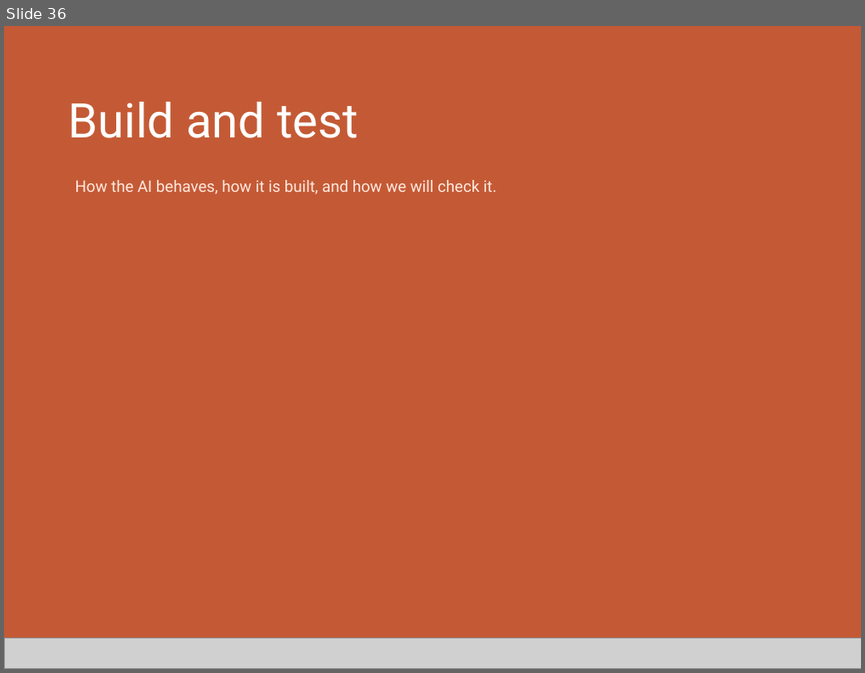
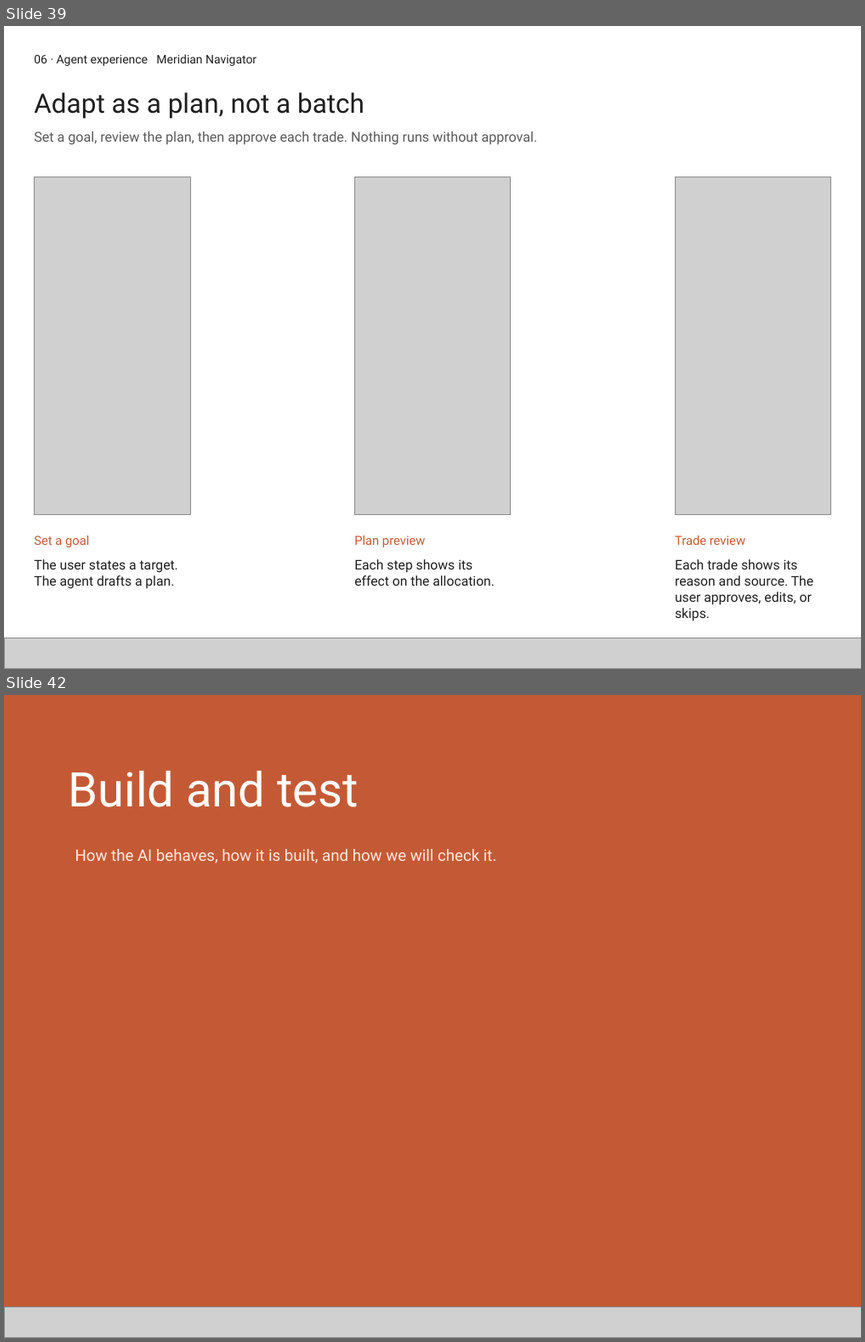
Before and after one commit to CHUNKY21/portfolio-export, a slide deck: Portfolio-Core.pptx. Shown one above the other, each under a label of ours: slide 36 before the commit, slides 39 and 42 after it; the slides between them are not shown. The pictures are 865x673 and 865x1342 pixels, drawn with LibreOffice and Linux fonts; fonts in the diff are those of the drawing; grey boxes stand for pictures. Boxes give left, top, right and bottom in pixels: in the first picture for what was removed or moved away, otherwise in the second. Text is boxed around its words. In the diff, an @@ line names an element or a change of style, - is before the commit and + after.

```diff
--- a/Portfolio-Core.pptx
+++ b/Portfolio-Core.pptx
@@ slide 39 added at (4,26,861,669), background #FFFFFF @@
@@ text added at (34,54,256,66), 14.2 pt, text #1F1F1F @@
+06 · Agent experience Meridian Navigator
@@ text added at (34,92,364,119), 32 pt, text #1F1F1F @@
+Adapt as a plan, not a batch
@@ text added at (34,131,538,145), 16.4 pt, text #595959 @@
+Set a goal, review the plan, then approve each trade. Nothing runs without approval.
@@ rectangle added at (34,176,190,514), fill #14161D, outline #14161D 1 pt @@
@@ picture added at (34,176,190,514) @@
@@ rectangle added at (355,176,511,514), fill #14161D, outline #14161D 1 pt @@
@@ picture added at (355,176,511,514) @@
@@ rectangle added at (675,176,831,514), fill #14161D, outline #14161D 1 pt @@
@@ picture added at (675,176,831,514) @@
@@ text added at (34,535,89,547), 15 pt, text #C45A35 @@
+Set a goal
@@ text added at (354,535,426,547), 15 pt, text #C45A35 @@
+Plan preview
@@ text added at (675,535,745,544), 15 pt, text #C45A35 @@
+Trade review
@@ text added at (34,559,178,589), 16 pt, text #1F1F1F @@
+The user states a target. The agent drafts a plan.
@@ text added at (354,559,494,585), 16 pt, text #1F1F1F @@
+Each step shows its effect on the allocation.
@@ text added at (675,559,813,621), 16 pt, text #1F1F1F @@
+Each trade shows its reason and source. The user approves, edits, or skips.
@@ picture added at (4,637,861,669) @@
@@ what was slide 36 is now slide 42 @@
```
Also in this commit, not shown: 1 slide changed, 5 other slides added, 4 other files.
